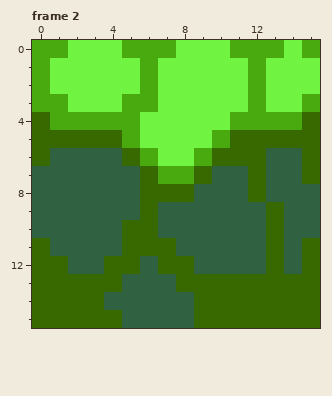
Pixel-art file, stored at Tilesets/Grass/Grass.aseprite. That is the earlier state.
16x16 pixels, 4 frames. Shown: frame 2. The commit also changed other frames, which this record leaves out.
The result:
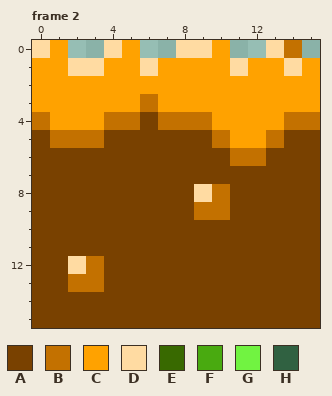
Palette (. is transparent): A #794100  B #c37100  C #ffa200  D #ffdba2  E #386900  F #49aa10  G #71f341  H #306141
Edits made:
Changed rows in their new state; - is an unchanged pixel.
Frame 2:
first column x 0:
 0 DC..DC..DDC..DB.
 1 CCDDCCDCCCCDCCDC
 2 CCCCCCCCCCCCCCCC
 3 CCCCCCBCCCCCCCCC
 4 BCCCBBABBBCCCCBB
 5 ABBBAAAAAABCCBAA
 6 AAAAAAAAAAABBAAA
 7 AAAAAAAAAAAAAAAA
 8 AAAAAAAAADBAAAAA
 9 AAAAAAAAABBAAAAA
10 AAAAAAAAAAAAAAAA
11 AAAAAAAAAAAAAAAA
12 AADBAAAAAAAAAAAA
13 AABBAAAAAAAAAAAA
14 AAAAAAAAAAAAAAAA
15 AAAAAAAAAAAAAAAA
Pixel boxes of the changes (left, top, right, bottom) in both pictures:
changed: (32, 40, 320, 328)
